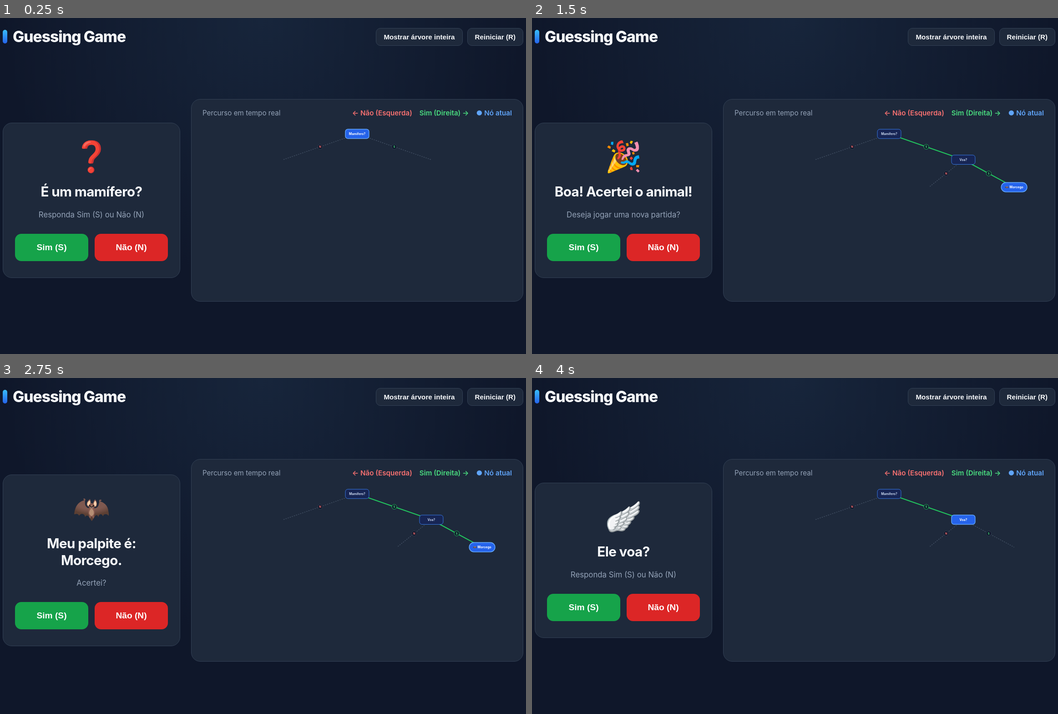
Above: before the commit, frames 1-4 (two rows, left to right).
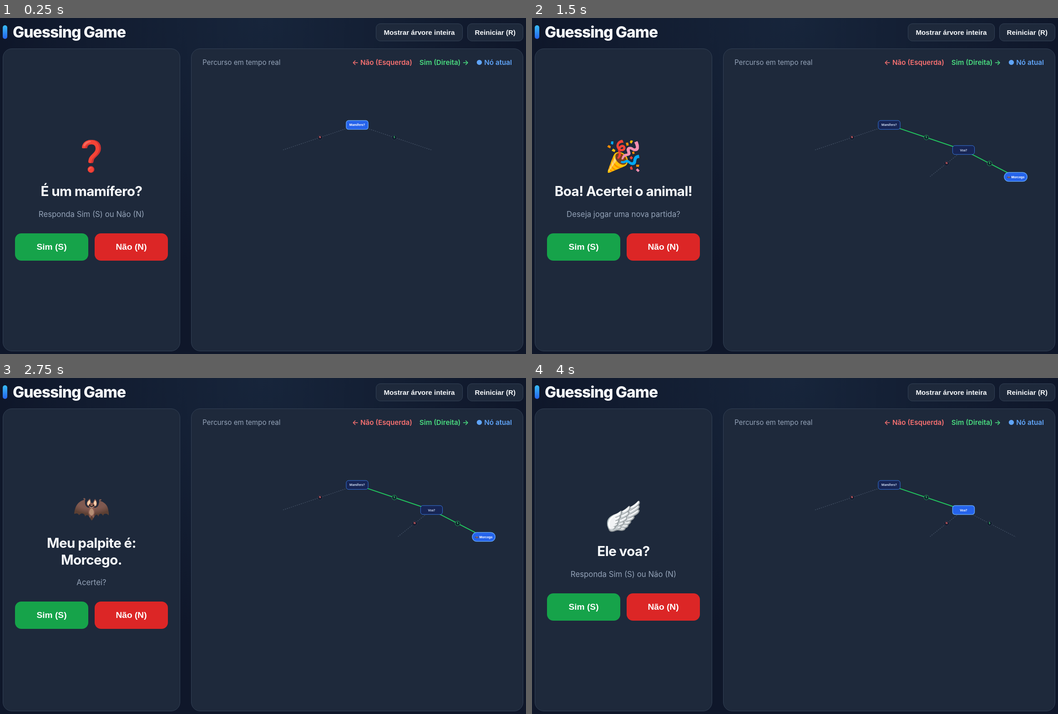
Above: after the commit, the same moments.

Repository: arthurfouchy/GuessingGame
Game: browser game, page index.html
The game is run twice, just before and just after one commit, with the same random seed, the same clock (stepped at 60 frames per second) and the same inputs.
Inputs:
- Up to frame 1 (0.25 s): no input
- Up to frame 2 (1.5 s): hold S 1.03-1.3 s; hold S from 1.35 s (still down)
- Up to frame 3 (2.75 s): release S at 1.68 s; hold S 1.73-2 s; hold S 2.05-2.38 s; hold S 2.43-2.7 s
- Up to frame 4 (4 s): hold S 2.75-3.08 s; hold S 3.13-3.4 s; hold S 3.45-3.78 s; hold S from 3.83 s (still down)

The runs differ from the first frame. In frame 1, 3.0% of the frame differs, in the area x 0-100%, y 1-100%; in frame 2, 3.8%; in frame 3, 3.7%; in frame 4, 3.4%.

Commit message:
Correção de visualização da arvore binaria na interface web

Diff:
--- a/index.html
+++ b/index.html
@@ -5,6 +5,7 @@
   <meta name="viewport" content="width=device-width, initial-scale=1.0" />
   <title>Guessing Game</title>
   <style>
+    /* Paleta escura de alto contraste sem fundo branco */
     :root {
       --bg: #0f172a;
       --surface: #1e293b;
@@ -34,10 +35,10 @@
     }
 
     .topbar {
-      max-width: 1440px;
+      max-width: 1480px;
       width: 100%;
       margin: 0 auto;
-      padding: 24px 28px 8px;
+      padding: 14px 28px 6px;
       display: flex;
       align-items: center;
       justify-content: space-between;
@@ -95,14 +96,14 @@
 
     .layout {
       flex: 1;
-      max-width: 1440px;
+      max-width: 1480px;
       width: 100%;
       margin: 0 auto;
-      padding: 16px 28px 32px;
+      padding: 10px 28px 16px;
       display: grid;
       grid-template-columns: minmax(320px, 390px) 1fr;
       gap: 24px;
-      align-items: center;
+      align-items: stretch;
     }
 
     @media (max-width: 980px) {
@@ -113,7 +114,7 @@
       }
 
       .topbar {
-        padding: 20px 18px 6px;
+        padding: 16px 18px 6px;
       }
 
       .brand-title {
@@ -130,6 +131,7 @@
       display: flex;
       flex-direction: column;
       align-items: center;
+      justify-content: center;
       gap: 22px;
     }
 
@@ -230,8 +232,8 @@
 
     svg#arvore-svg {
       width: 100%;
-      height: auto;
-      aspect-ratio: 1140 / 620;
+      height: calc(100vh - 155px);
+      max-height: 550px;
       display: block;
     }
   </style>
@@ -270,7 +272,7 @@
           <span class="leg-atual">● Nó atual</span>
         </div>
       </div>
-      <svg id="arvore-svg" viewBox="0 0 1140 620" role="img" aria-label="Mapa de decisões"></svg>
+      <svg id="arvore-svg" viewBox="0 0 1200 640" role="img" aria-label="Mapa de decisões"></svg>
     </section>
   </main>
 
@@ -329,40 +331,40 @@
       return new NoDecisao("raiz", "É um mamífero?", "Mamífero?", "❓", temPenas, mamiferoVoa);
     }
 
-    // Coordenadas calibradas em viewBox 1140x620 com folga entre todos os nos
+    // Coordenadas calibradas em viewBox 1200x640 com blocos padronizados e margem uniforme
     const COORDENADAS = {
       // Nivel 1 (Raiz)
-      raiz:      { x: 570, y: 44 },
+      raiz:      { x: 600,  y: 46 },
 
       // Nivel 2
-      penas:     { x: 300, y: 138 },
-      mam_voa:   { x: 840, y: 138 },
+      penas:     { x: 315,  y: 142 },
+      mam_voa:   { x: 885,  y: 142 },
 
       // Nivel 3
-      agua_nm:   { x: 185, y: 238 },
-      ave_voa:   { x: 430, y: 238 },
-      agua_m:    { x: 715, y: 238 },
-      morcego:   { x: 1025, y: 238 },
+      agua_nm:   { x: 195,  y: 245 },
+      ave_voa:   { x: 465,  y: 245 },
+      agua_m:    { x: 755,  y: 245 },
+      morcego:   { x: 1085, y: 245 },
 
       // Nivel 4
-      rasteja:   { x: 110, y: 344 },
-      guelras:   { x: 270, y: 344 },
-      pinguim:   { x: 380, y: 344 },
-      aguia:     { x: 490, y: 344 },
-      mia:       { x: 635, y: 344 },
-      golfinho:  { x: 835, y: 344 },
+      rasteja:   { x: 105,  y: 355 },
+      guelras:   { x: 295,  y: 355 },
+      pinguim:   { x: 410,  y: 355 },
+      aguia:     { x: 525,  y: 355 },
+      mia:       { x: 665,  y: 355 },
+      golfinho:  { x: 875,  y: 355 },
 
       // Nivel 5
-      tartaruga: { x: 60,  y: 456 },
-      cobra:     { x: 162, y: 456 },
-      jacare:    { x: 222, y: 456 },
-      tubarao:   { x: 324, y: 456 },
-      late:      { x: 575, y: 456 },
-      gato:      { x: 710, y: 456 },
+      tartaruga: { x: 58,   y: 470 },
+      cobra:     { x: 154,  y: 470 },
+      jacare:    { x: 250,  y: 470 },
+      tubarao:   { x: 346,  y: 470 },
+      late:      { x: 600,  y: 470 },
+      gato:      { x: 740,  y: 470 },
 
       // Nivel 6
-      cavalo:    { x: 515, y: 568 },
-      cachorro:  { x: 635, y: 568 }
+      cavalo:    { x: 535,  y: 585 },
+      cachorro:  { x: 665,  y: 585 }
     };
 
     const raiz = montarArvore();
@@ -520,7 +522,7 @@
         });
       });
 
-      // Desenha nos acima das linhas com largura fixa para evitar sobreposicao
+      // Desenha nos acima das linhas com dimensoes padronizadas
       nos.forEach((no) => {
         const pos = COORDENADAS[no.id];
         const ehAtual = no.id === noAtual.id;
@@ -531,7 +533,7 @@
 
         const ehFolha = no.ehFolha();
         const textoExibido = ehFolha ? `${no.icone} ${no.rotuloCurto}` : no.rotuloCurto;
-        const largura = ehFolha ? 94 : 86;
+        const largura = ehFolha ? 88 : 84;
         const altura = 34;
         const x = pos.x - largura / 2;
         const y = pos.y - altura / 2;
